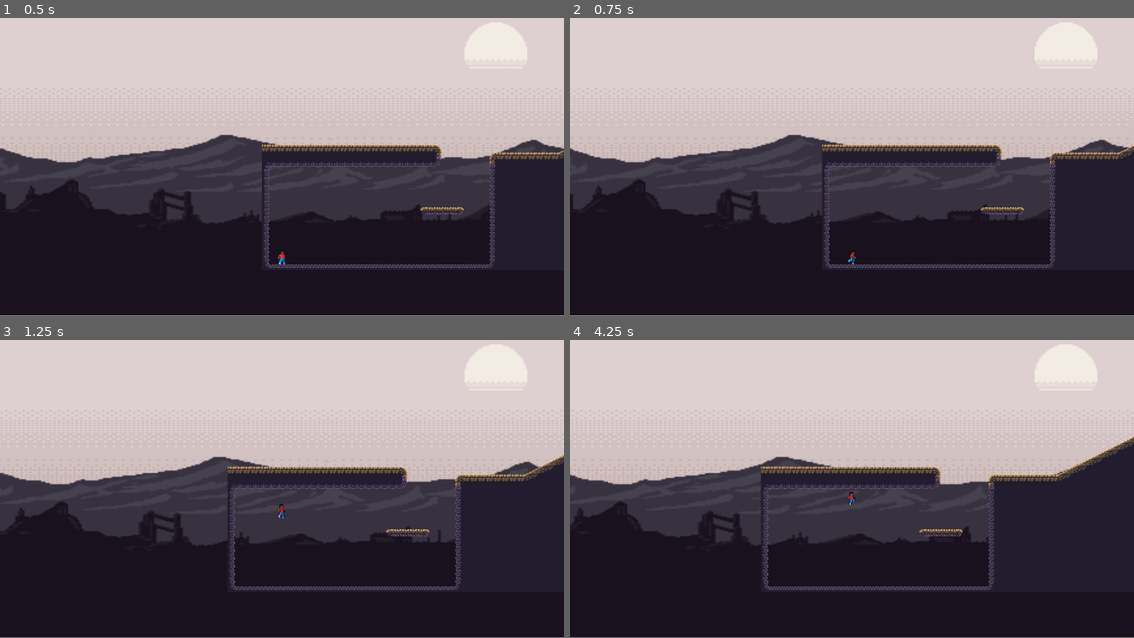
Above: before the commit, frames 1-4 (two rows, left to right).
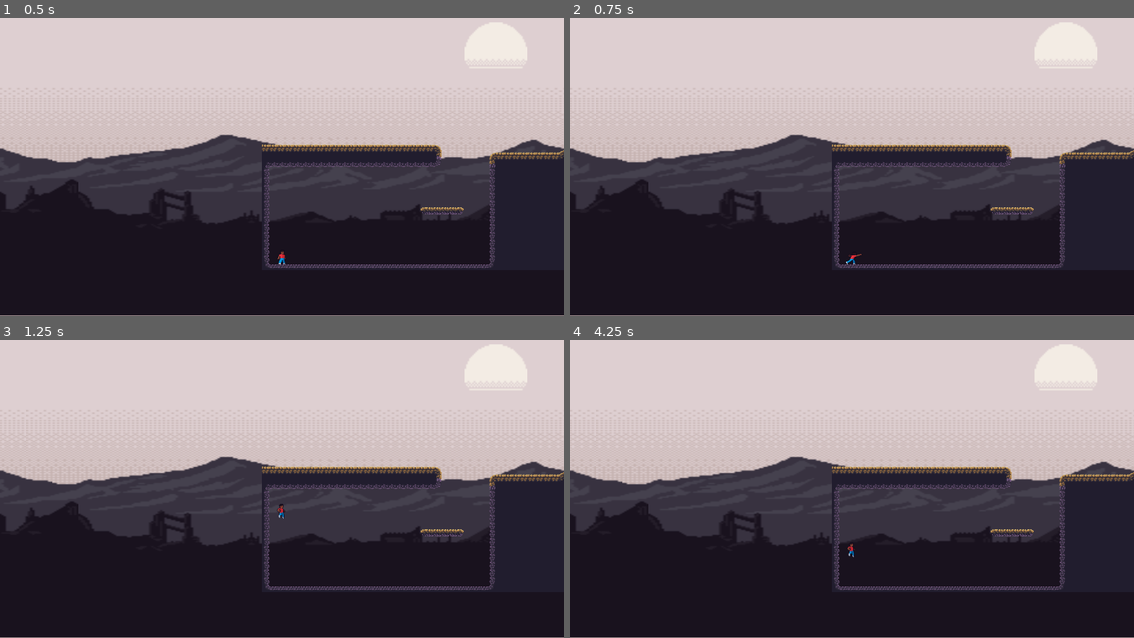
Above: after the commit, the same moments.

Repository: tblu4982/untitledplatformer_VC
Game: Godot game, scene res://scenes/main.tscn
Same seed, same stepped clock (60 frames per second), same inputs: the game is played once before the commit and once after it.
Inputs:
- Up to frame 1 (0.5 s): no input
- Up to frame 2 (0.75 s): tap Enter at 0.5 s; hold D (move_right) from 0.53 s (still down); hold P (punch, bound only after the commit) from 0.53 s (still down)
- Up to frame 3 (1.25 s): keep holding D (move_right); keep holding P (punch, bound only after the commit); tap Space (jump) at 0.77, 0.8, 1.07 s
- Up to frame 4 (4.25 s): release P (punch, bound only after the commit) at 1.28 s; tap Space (jump) at 1.35, 1.52, 1.82, 2.3, 3.02, 3.32, 3.77, 3.8, 4.07 s; tap P (punch, bound only after the commit) at 1.55, 2.85 s; release D (move_right) at 2.03 s; hold A (move_left) 2.03-2.78 s; hold Shift (sprint) 2.03-2.78 s; hold D (move_right) from 2.78 s (still down); hold P (punch, bound only after the commit) from 3.53 s (still down)

Frame 1 is identical in both runs. In frame 2, 2.6% of the frame differs, in the area x 0-100%, y 39-85%; in frame 3, 4.3%; in frame 4, 6.5%, in the area x 0-100%, y 23-85%.

Commit message:
Push Update

Diff:
--- a/project.godot
+++ b/project.godot
@@ -41,3 +41,8 @@
 "events": [Object(InputEventKey,"resource_local_to_scene":false,"resource_name":"","device":-1,"window_id":0,"alt_press …(182 unchanged characters)…
 ]
 }
+punch={
+"deadzone": 0.5,
+"events": [Object(InputEventKey,"resource_local_to_scene":false,"resource_name":"","device":-1,"window_id":0,"alt_pressed":false,"shift_pressed":false,"ctrl_pressed":false,"meta_pressed":false,"pressed":false,"keycode":0,"physical_keycode":80,"key_label":0,"unicode":112,"echo":false,"script":null)
+]
+}
--- a/scenes/platform_01.tscn
+++ b/scenes/platform_01.tscn
@@ -108,15 +108,12 @@
 layer_0/tile_data = PackedInt32Array(2621440, 131072, 1, 2555904, 1048576, 0, 2490368, 1048576, 0, 2424832, 1048576, 0, …(43891 unchanged characters)…
 
 [node name="CollisionPolygon2D" type="CollisionPolygon2D" parent="."]
-build_mode = 1
 polygon = PackedVector2Array(0, 401, 367, 401, 367, 444, 13, 444, 13, 645, 467, 645, 466, 416, 606, 416, 800, 320, 1489, 320, 1617, 384, 1711, 384, 1711, 459, 1630, 459, 1630, 646, 1901, 646, 1901, 752, 1888, 752, 1888, 657, 0, 657)
 
 [node name="CollisionPolygon2D2" type="CollisionPolygon2D" parent="."]
-build_mode = 1
 polygon = PackedVector2Array(1986, 752, 1986, 645, 2162, 645, 2162, 561, 2175, 561, 2175, 645, 2258, 645, 2258, 465, 2272, 465, 2272, 645, 2898, 645, 2898, 597, 2994, 597, 2994, 549, 3106, 549, 3106, 496, 3344, 496, 3344, 656, 2000, 656, 2000, 752)
 
 [node name="CollisionPolygon2D3" type="CollisionPolygon2D" parent="."]
-build_mode = 1
 polygon = PackedVector2Array(2354, 385, 2354, 475, 3021, 475, 3021, 385)
 
 [node name="CollisionShape2D" type="CollisionShape2D" parent="."]
--- a/scenes/player.gd
+++ b/scenes/player.gd
@@ -7,7 +7,7 @@
 # Get the gravity from the project settings to be synced with RigidBody nodes.
 var gravity = ProjectSettings.get_setting("physics/2d/default_gravity")
 var double_jump = false
-
+var is_punching = false
 
 func _physics_process(delta):
 	var move_speed = SPEED
@@ -20,6 +20,14 @@
 			$AnimatedSprite2D.animation = "jump"
 	else:
 		double_jump = true
+		if Input.is_action_pressed("punch"):
+			$AnimatedSprite2D.animation = "punch"
+			is_punching = true
+		if Input.is_action_just_released("punch"):
+			pass
+
+	if $AnimatedSprite2D.frame == 5:
+		is_punching = false
 
 	if Input.is_action_pressed("sprint"):
 		move_speed = SPEED * 2
@@ -30,21 +38,28 @@
 			velocity.y = JUMP_VELOCITY
 		elif double_jump:
 			velocity.y = JUMP_VELOCITY
+			double_jump = false
 
 	# Get the input direction and handle the movement/deceleration.
 	# As good practice, you should replace UI actions with custom gameplay actions.
 	var direction = Input.get_axis("move_left", "move_right")
+
 	if direction:
-		velocity.x = direction * move_speed
-		if is_on_floor():
-			if move_speed > SPEED:
-				$AnimatedSprite2D.animation = "run"
-			else:
-				$AnimatedSprite2D.animation = "walk"
-		$AnimatedSprite2D.flip_h = direction < 0
+		if is_punching:
+			velocity.x = 0
+			if $AnimatedSprite2D.frame == 2:
+				is_punching = false
+		else:
+			velocity.x = direction * move_speed
+			if is_on_floor():
+				if move_speed > SPEED:
+					$AnimatedSprite2D.animation = "run"
+				else:
+					$AnimatedSprite2D.animation = "walk"
+			$AnimatedSprite2D.flip_h = direction < 0
 	else:
 		velocity.x = move_toward(velocity.x, 0, move_speed)
-		if velocity.y == 0:
+		if velocity.y == 0 and !is_punching:
 			$AnimatedSprite2D.animation = "idle"
 
 	move_and_slide()
--- a/scenes/player.tscn
+++ b/scenes/player.tscn
@@ -59,6 +59,8 @@
 [ext_resource type="Texture2D" uid="uid://bofepa1s6d6v3" path="res://assets/characters/player/male/charater_3/clothes_1/punch_4.png" id="56_c0cbw"]
 [ext_resource type="Texture2D" uid="uid://27auaimvk40x" path="res://assets/characters/player/male/charater_3/clothes_1/punch_5.png" id="57_ouobu"]
 [ext_resource type="Texture2D" uid="uid://dxhuaiyj67bhd" path="res://assets/characters/player/male/charater_3/clothes_1/run_0.png" id="58_oxj1x"]
+[ext_resource type="Texture2D" uid="uid://00h0hetq4hgr" path="res://assets/characters/player/male/charater_3/clothes_1/punch_0_alt.png" id="59_0bnin"]
+[ext_resource type="Texture2D" uid="uid://ik4ovcpt03u4" path="res://assets/characters/player/male/charater_3/clothes_1/punch_4_alt.png" id="59_d2nl6"]
 [ext_resource type="Texture2D" uid="uid://dnyt1e51mr8sk" path="res://assets/characters/player/male/charater_3/clothes_1/run_1.png" id="59_kq11u"]
 [ext_resource type="Texture2D" uid="uid://bkwe11ipvkna4" path="res://assets/characters/player/male/charater_3/clothes_1/run_2.png" id="60_mdxpj"]
 [ext_resource type="Texture2D" uid="uid://cpsknto1xkulj" path="res://assets/characters/player/male/charater_3/clothes_1/run_3.png" id="61_v52b1"]
@@ -144,6 +146,12 @@
 }, {
 "duration": 1.0,
 "texture": ExtResource("12_kg2cy")
+}, {
+"duration": 1.0,
+"texture": ExtResource("11_s2ca2")
+}, {
+"duration": 1.0,
+"texture": ExtResource("12_kg2cy")
 }],
 "loop": true,
 "name": &"damage",
@@ -171,7 +179,7 @@
 "duration": 2.0,
 "texture": ExtResource("19_hfcdv")
 }],
-"loop": true,
+"loop": false,
 "name": &"death",
 "speed": 6.0
 }, {
@@ -233,7 +241,7 @@
 "duration": 1.0,
 "texture": ExtResource("33_pibj1")
 }],
-"loop": true,
+"loop": false,
 "name": &"land",
 "speed": 5.0
 }, {
@@ -262,7 +270,7 @@
 "duration": 1.0,
 "texture": ExtResource("41_bwvl5")
 }],
-"loop": true,
+"loop": false,
 "name": &"pickup_ground",
 "speed": 8.0
 }, {
@@ -297,7 +305,7 @@
 "duration": 1.0,
 "texture": ExtResource("51_0tlny")
 }],
-"loop": true,
+"loop": false,
 "name": &"pickup_wall",
 "speed": 8.0
 }, {
@@ -320,12 +328,43 @@
 "duration": 1.0,
 "texture": ExtResource("57_ouobu")
 }],
-"loop": true,
+"loop": false,
 "name": &"punch",
 "speed": 7.0
 }, {
 "frames": [{
 "duration": 1.0,
+"texture": ExtResource("52_mhbr4")
+}, {
+"duration": 1.0,
+"texture": ExtResource("59_0bnin")
+}],
+"loop": true,
+"name": &"punch charge",
+"speed": 5.0
+}, {
+"frames": [{
+"duration": 1.0,
+"texture": ExtResource("57_ouobu")
+}, {
+"duration": 1.0,
+"texture": ExtResource("56_c0cbw")
+}, {
+"duration": 1.0,
+"texture": ExtResource("55_bdus8")
+}, {
+"duration": 1.0,
+"texture": ExtResource("59_d2nl6")
+}, {
+"duration": 1.0,
+"texture": ExtResource("52_mhbr4")
+}],
+"loop": true,
+"name": &"punch_windup",
+"speed": 6.0
+}, {
+"frames": [{
+"duration": 1.0,
 "texture": ExtResource("58_oxj1x")
 }, {
 "duration": 1.0,
@@ -425,7 +464,7 @@
 "duration": 1.0,
 "texture": ExtResource("85_xh2rp")
 }],
-"loop": true,
+"loop": false,
 "name": &"use",
 "speed": 10.0
 }, {
@@ -491,8 +530,7 @@
 
 [node name="AnimatedSprite2D" type="AnimatedSprite2D" parent="."]
 sprite_frames = SubResource("SpriteFrames_5dpn2")
-animation = &"walk"
-frame_progress = 0.523503
+animation = &"punch_windup"
 
 [node name="CollisionShape2D" type="CollisionShape2D" parent="."]
 position = Vector2(0, 2)
Binary file added: assets/characters/player/male/charater_3/clothes_1/punch_0_alt.png
Not shown, added: assets/characters/player/male/charater_3/clothes_1/punch_0_alt.png.import
Binary file added: assets/characters/player/male/charater_3/clothes_1/punch_4_alt.png
Not shown, added: assets/characters/player/male/charater_3/clothes_1/punch_4_alt.png.import
Not shown: 1 places in scenes/player.tscn that only renumber resources
